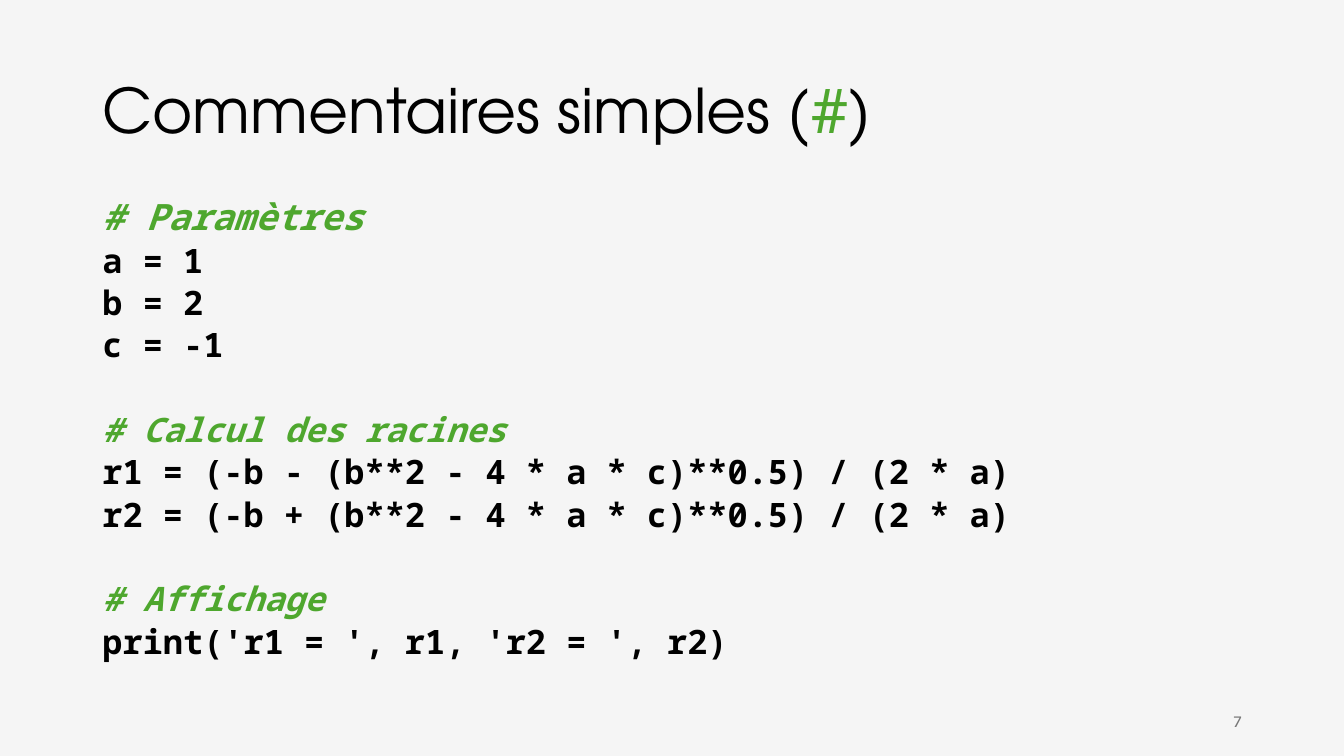
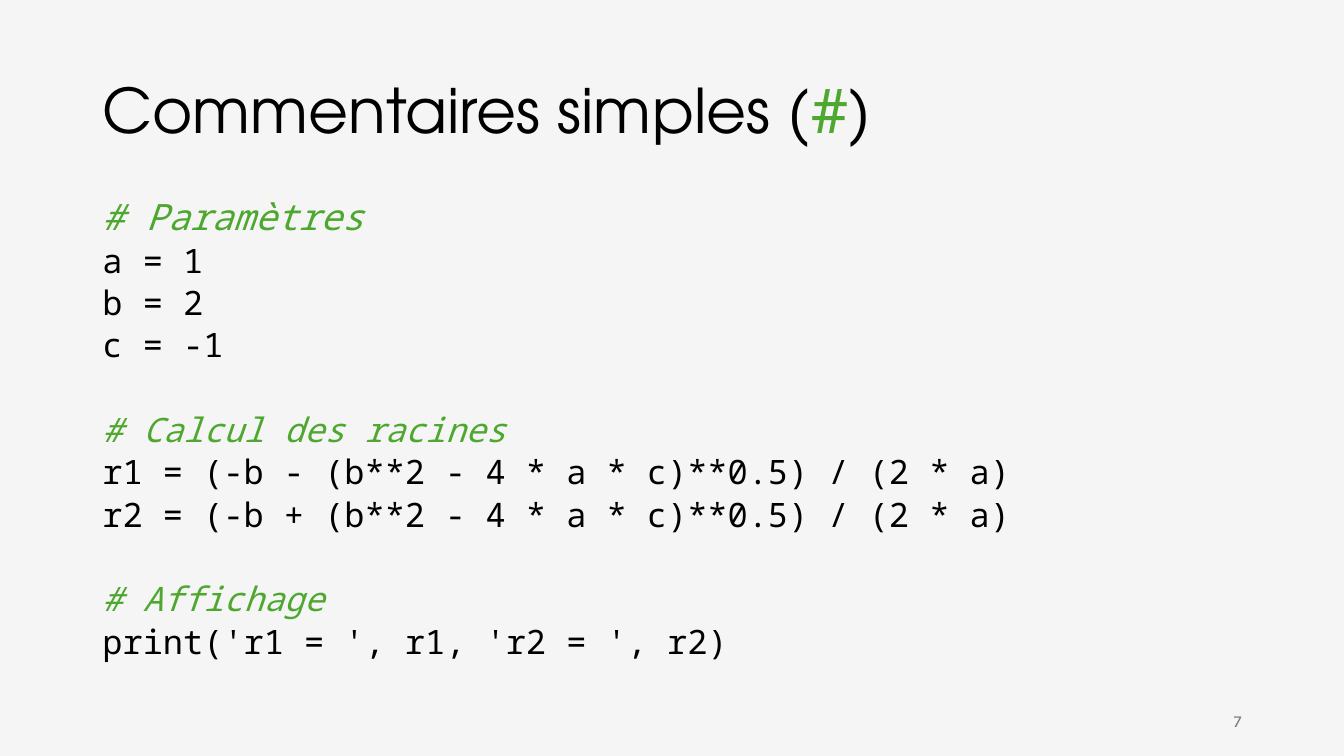
Before and after one commit to iannickgagnon/sagedays_iannick_2026, a slide deck: slide 7 of python_1/presentation_python_1.pptx. Drawn at 1344x756 pixels with LibreOffice and Linux fonts; fonts in the diff are those of the drawing. Boxes give left, top, right and bottom in pixels: in the first picture for what was removed or moved away, otherwise in the second. Text is boxed around its words. In the diff, an @@ line names an element or a change of style, - is before the commit and + after.

```diff
--- a/python_1/presentation_python_1.pptx
+++ b/python_1/presentation_python_1.pptx
@@ text "# Paramètres" at bbox=[102, 202, 1010, 662]: bold off @@
```
Also in this commit, not shown: 1 other slide changed, 1 slide added.
